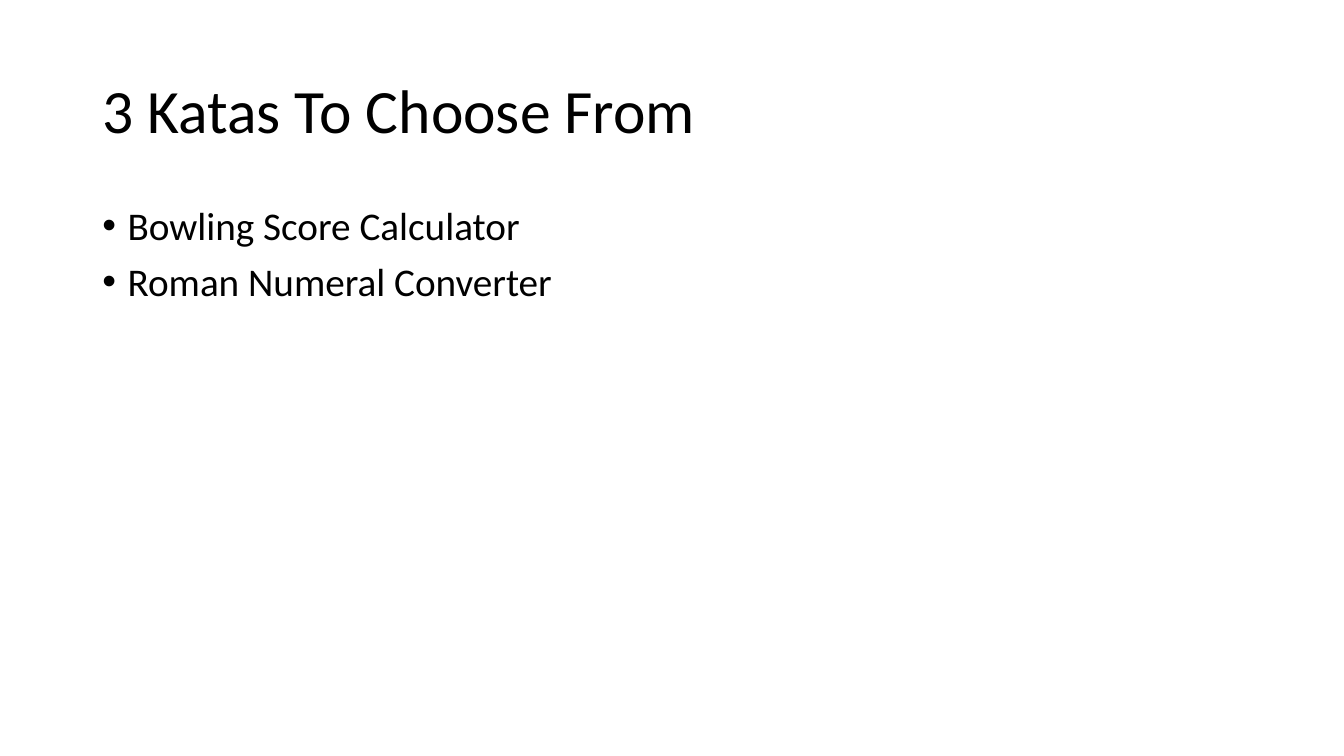
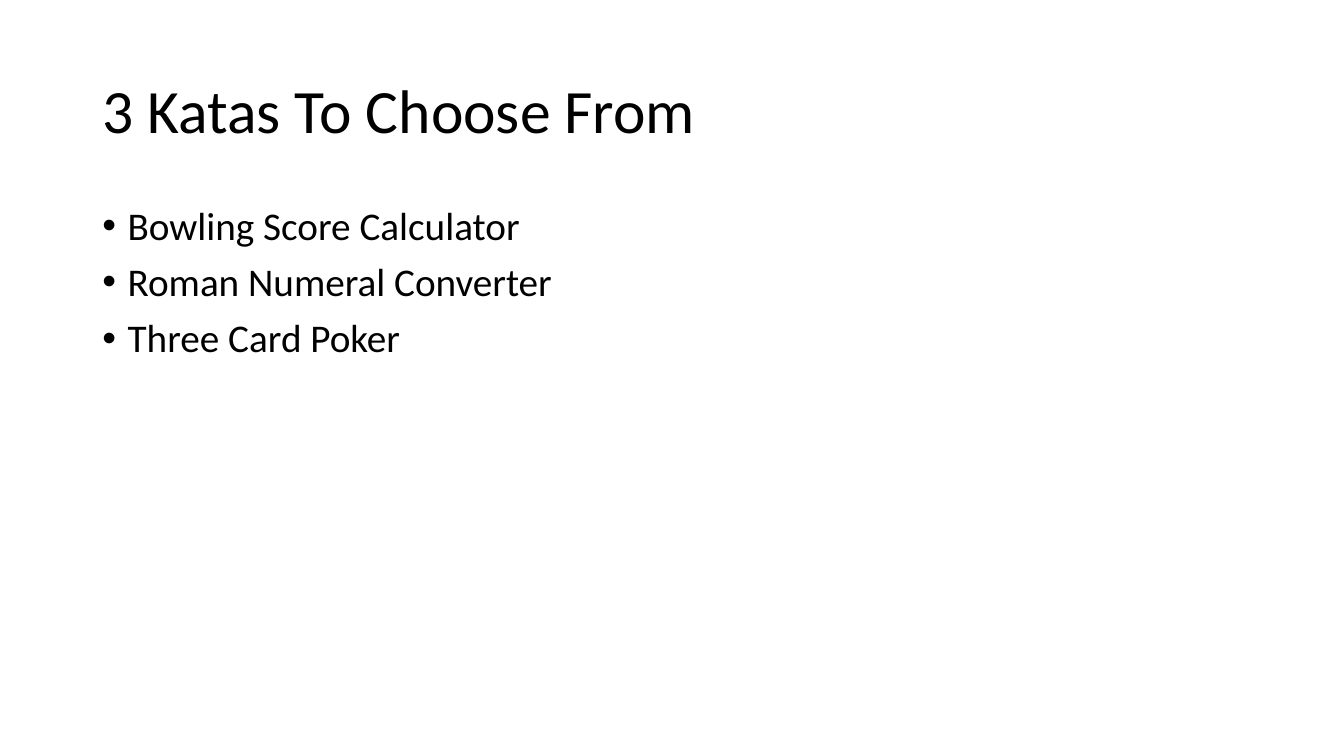
Before and after one commit to jonathan-r-jones/Mob-Programming-Demo, a slide deck: slide 10 of mob.pptx. Drawn at 1344x756 pixels with LibreOffice and Linux fonts; fonts in the diff are those of the drawing. Boxes give left, top, right and bottom in pixels: in the first picture for what was removed or moved away, otherwise in the second. Text is boxed around its words. In the diff, an @@ line names an element or a change of style, - is before the commit and + after.

```diff
--- a/mob.pptx
+++ b/mob.pptx
@@ text at (x1=128, y1=324, x2=400, y2=353): paragraph added @@
+• Three Card Poker
```
Also in this commit, not shown: 2 other slides changed, 1 slide added.
